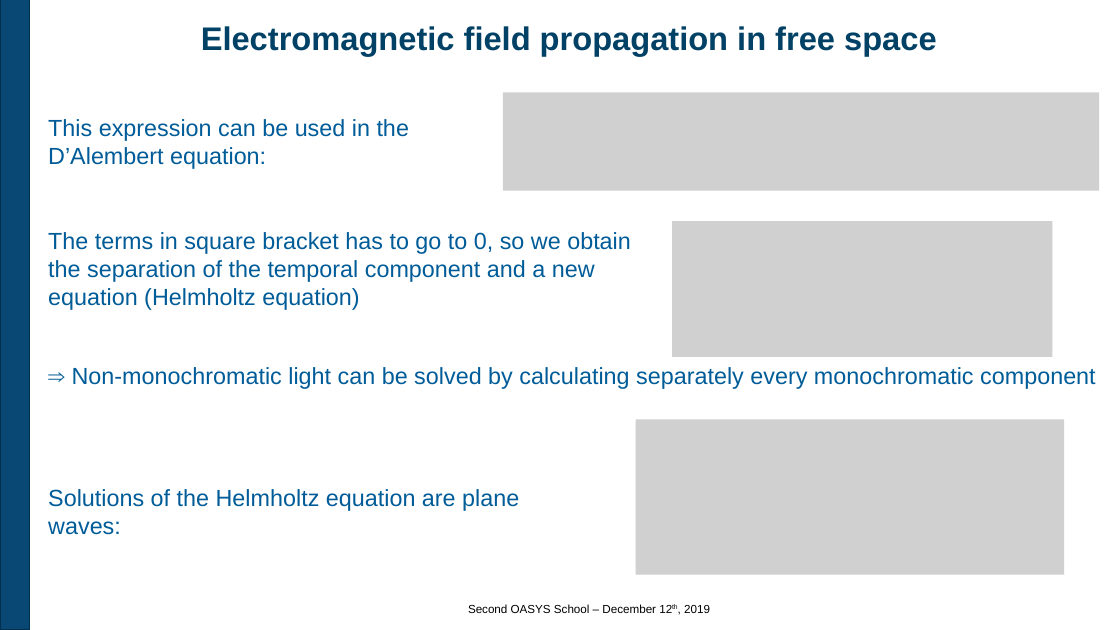
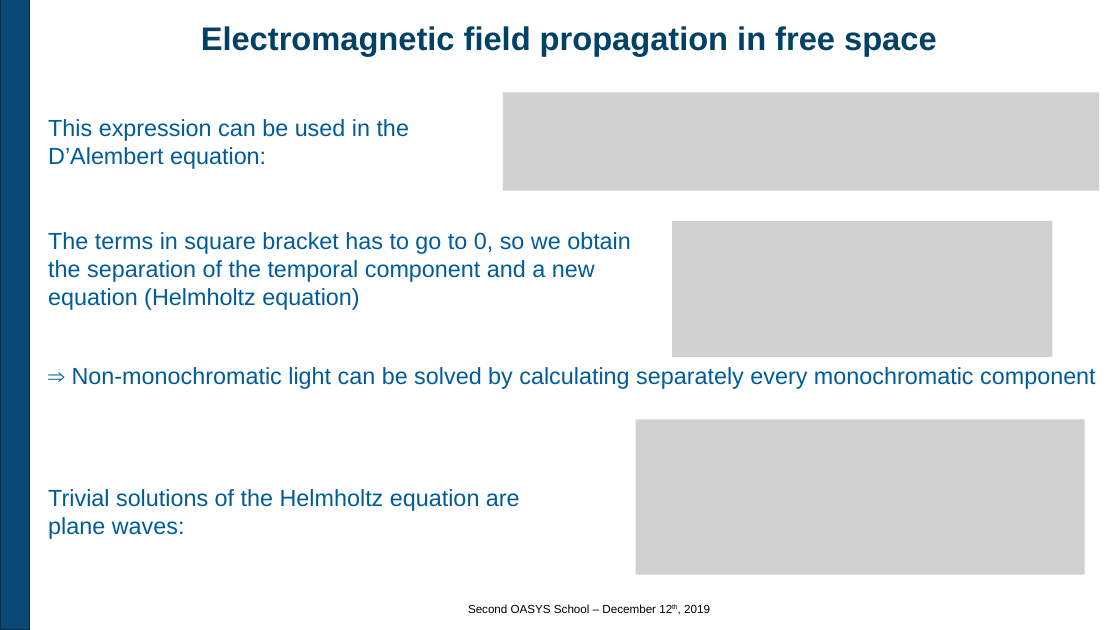
Before and after one commit to oasys-kit/oasys_school, a slide deck: slide 5 of second/slides/Introduction_to_SRW.pptx. Drawn at 1120x630 pixels with LibreOffice and Linux fonts; fonts in the diff are those of the drawing; grey boxes stand for pictures; background and template pictures are left out. Boxes give left, top, right and bottom in pixels: in the first picture for what was removed or moved away, otherwise in the second. Text is boxed around its words. In the diff, an @@ line names an element or a change of style, - is before the commit and + after.

```diff
--- a/second/slides/Introduction_to_SRW.pptx
+++ b/second/slides/Introduction_to_SRW.pptx
@@ picture: place and size @@
-picture at (636, 419, 1065, 575)
+picture at (636, 419, 1086, 575)
@@ text at (48, 489, 520, 539): text changed @@
-Solutions of the Helmholtz equation are plane waves:
+Trivial solutions of the Helmholtz equation are plane waves:
```
Also in this commit, not shown: 1 other slide changed.
